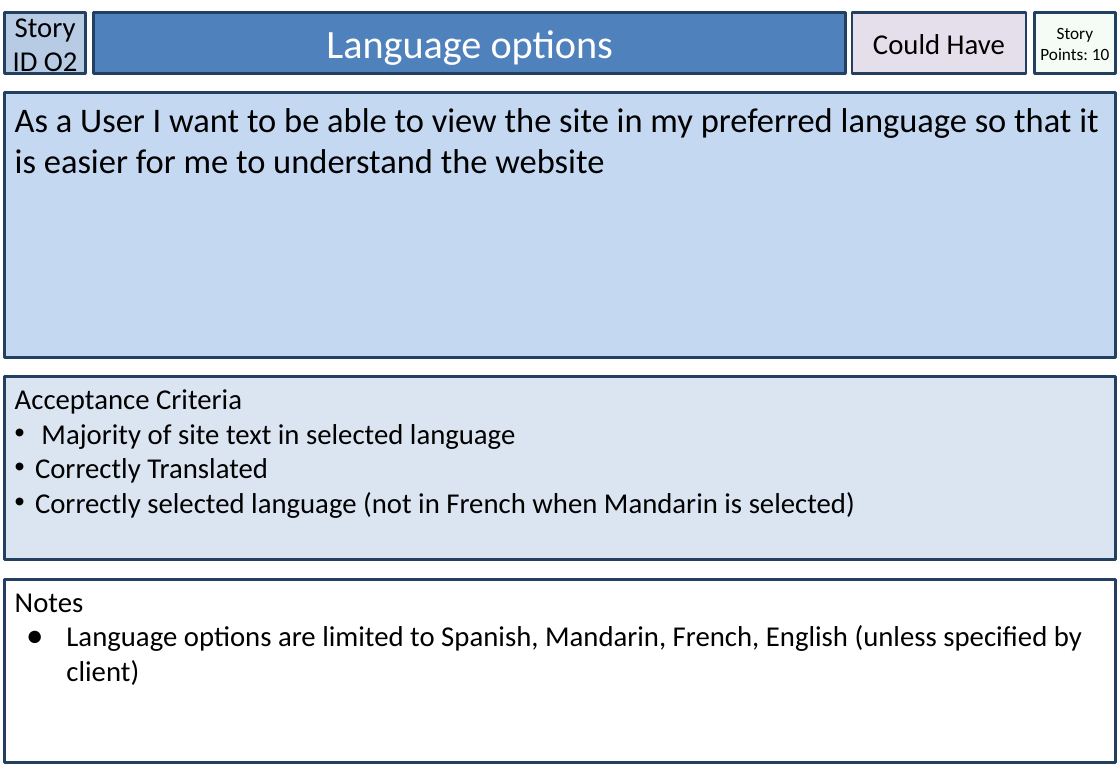
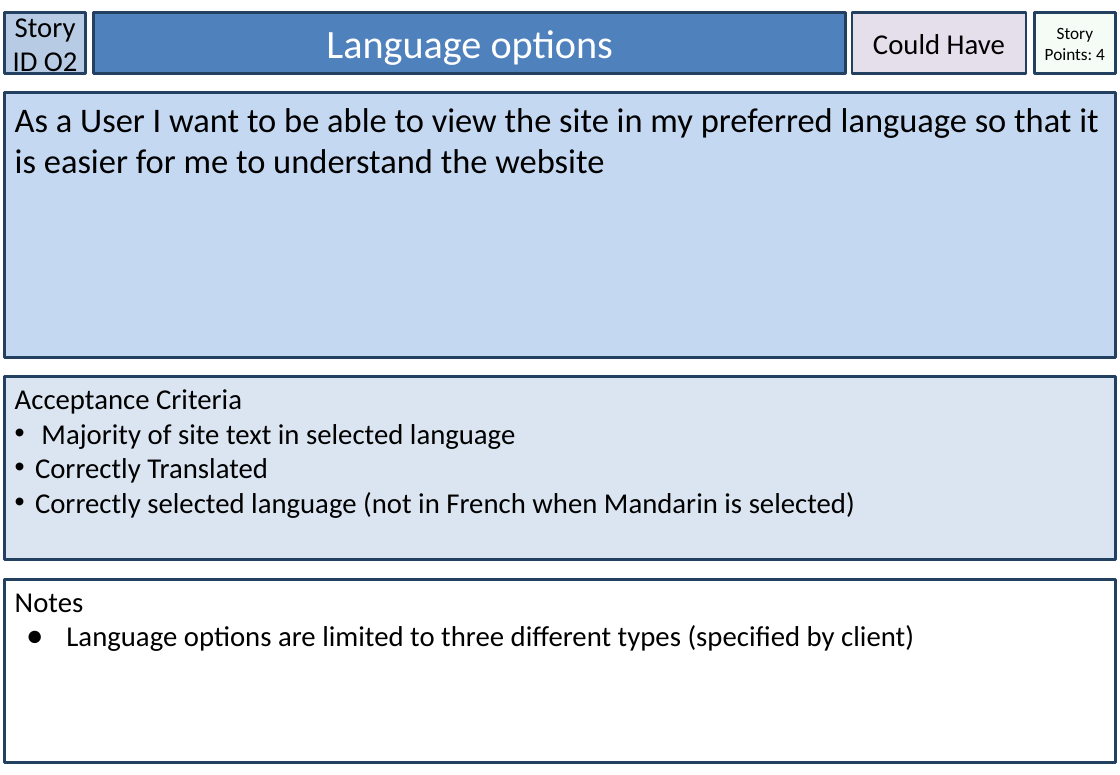
Before and after one commit to LaineBuraga/Discover-Brisbane, a slide deck: slide 12 of User Stories.pptx. Drawn at 1120x775 pixels with LibreOffice and Linux fonts; fonts in the diff are those of the drawing. Boxes give left, top, right and bottom in pixels: in the first picture for what was removed or moved away, otherwise in the second. Text is boxed around its words. In the diff, an @@ line names an element or a change of style, - is before the commit and + after.

```diff
--- a/User Stories.pptx
+++ b/User Stories.pptx
@@ text in rectangle at box(1045, 28, 1105, 60): text changed @@
-Story Points: 10
+Story Points: 4
@@ text in rectangle at box(66, 625, 914, 651): text changed @@
-● Language options are limited to Spanish, Mandarin, French, English (unless specified by client)
+● Language options are limited to three different types (specified by client)
```
Also in this commit, not shown: 12 other slides changed, 2 other files.
